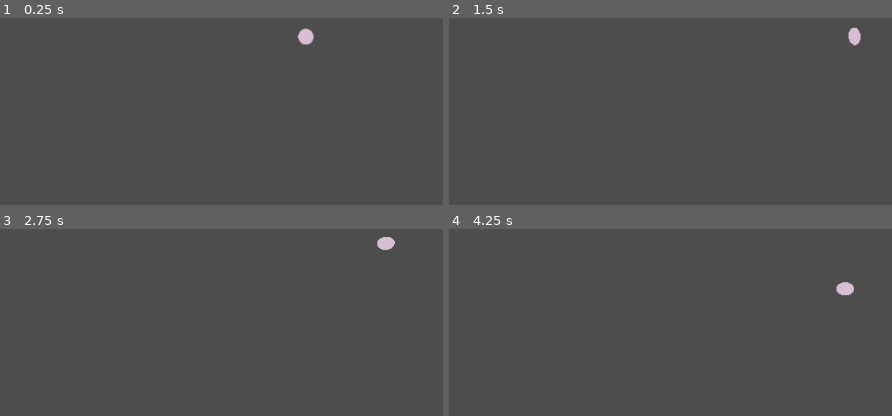
Above: before the commit, frames 1-4 (two rows, left to right).
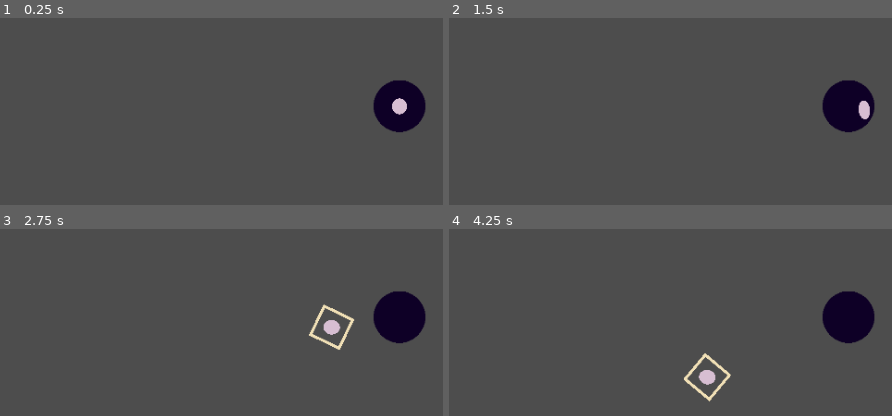
Above: after the commit, the same moments.

Repository: JeppeLindberg/bouncy_ball
Game: Godot game, scene res://scenes/main.tscn
Same seed, same stepped clock (60 frames per second), same inputs: the game is played once before the commit and once after it.
Inputs (mouse positions are in pixels of both pictures, inside the frame that each line leads up to):
- Up to frame 1 (0.25 s): no input
- Up to frame 2 (1.5 s): tap Enter at 0.5 s; move the mouse to (outside the picture) at 0.52 s; click (outside the picture) at 0.6 s; move the mouse to (807, 105) at 1.27 s; click (807, 105) at 1.35 s
- Up to frame 3 (2.75 s): move the mouse to (420, 307) at 2.02 s; click (420, 307) at 2.1 s
- Up to frame 4 (4.25 s): move the mouse to (838, 322) at 2.77 s; click (838, 322) at 2.85 s; move the mouse to (outside the picture) at 3.52 s; click (outside the picture) at 3.6 s

The runs differ from the first frame. In frame 1, 2.9% of the frame differs, in the area x 67-97%, y 5-61%; in frame 2, 2.8%; in frame 3, 3.6%, in the area x 69-97%, y 4-65%; in frame 4, 3.6%.

Commit message:
progress

Diff:
--- a/prefabs/breakable_rectangle.tscn
+++ b/prefabs/breakable_rectangle.tscn
@@ -8,19 +8,22 @@
 size = Vector2(73, 229)
 
 [node name="rectangle" type="RigidBody2D"]
+collision_layer = 5
 collision_mask = 2
 mass = 50.0
 gravity_scale = 0.0
 linear_damp = 10.0
 angular_damp = 10.0
 script = ExtResource("1_6qbtr")
+health = 1
 
 [node name="shape" type="CollisionShape2D" parent="."]
+scale = Vector2(2.47125, 2.47125)
 shape = SubResource("RectangleShape2D_tipki")
 
 [node name="sprite" type="Sprite2D" parent="."]
 self_modulate = Color(0.184949, 0.707913, 0.59035, 1)
-scale = Vector2(0.727097, 2.28531)
+scale = Vector2(1.81033, 5.68998)
 texture = ExtResource("1_d7tll")
 
 [node name="behaviour" type="Node2D" parent="."]
--- /dev/null
+++ b/prefabs/stack.tscn
@@ -0,0 +1,14 @@
+[gd_scene load_steps=3 format=3 uid="uid://dwcc0c5o6etl7"]
+
+[ext_resource type="Script" uid="uid://oak1empewx0n" path="res://scripts/stack.gd" id="1_8j7ta"]
+[ext_resource type="Texture2D" uid="uid://cei4bcpe8s2f6" path="res://sprites/white_border.png" id="2_6pup3"]
+
+[node name="stack" type="Node2D"]
+script = ExtResource("1_8j7ta")
+
+[node name="pivot" type="Node2D" parent="."]
+
+[node name="sprite" type="Sprite2D" parent="pivot"]
+self_modulate = Color(0.942478, 0.878378, 0.714164, 1)
+scale = Vector2(0.660389, 0.660389)
+texture = ExtResource("2_6pup3")
--- a/scenes/main.tscn
+++ b/scenes/main.tscn
@@ -13,6 +13,9 @@
 [ext_resource type="Script" uid="uid://bjpeqw2sg0pj3" path="res://scripts/zone_rectangular.gd" id="4_ya4ey"]
 [ext_resource type="PackedScene" uid="uid://c0ddydalrmuvq" path="res://prefabs/breakable_rectangle_2.tscn" id="5_eb6dy"]
 [ext_resource type="Script" uid="uid://ci3dem67gdiq2" path="res://scripts/zone_circular.gd" id="7_trceg"]
+[ext_resource type="Script" uid="uid://3y31jido348o" path="res://scripts/power_stacks.gd" id="12_jbj1t"]
+[ext_resource type="PackedScene" uid="uid://dwcc0c5o6etl7" path="res://prefabs/stack.tscn" id="13_jkv2x"]
+[ext_resource type="Script" uid="uid://3fd301wqqkfv" path="res://scripts/black_hole.gd" id="14_jbj1t"]
 
 [sub_resource type="RectangleShape2D" id="RectangleShape2D_tefeu"]
 size = Vector2(1557.87, 392.684)
@@ -24,8 +27,14 @@
 [sub_resource type="CircleShape2D" id="CircleShape2D_jyhfs"]
 radius = 15.0333
 
+[sub_resource type="CircleShape2D" id="CircleShape2D_jkv2x"]
+radius = 18.7883
+
 [node name="main" type="Node2D"]
 script = ExtResource("1_tipki")
+
+[node name="center" type="Node2D" parent="."]
+position = Vector2(768, 432)
 
 [node name="camera" type="Camera2D" parent="."]
 position = Vector2(768, 429)
@@ -33,7 +42,7 @@
 [node name="arena" type="Node2D" parent="camera"]
 
 [node name="wall" type="StaticBody2D" parent="camera/arena"]
-position = Vector2(0, -484)
+position = Vector2(0, -486)
 scale = Vector2(1.25556, 1.05637)
 collision_mask = 2
 
@@ -121,10 +130,8 @@
 script = ExtResource("7_trceg")
 spawn_angle = 30.0
 
-[node name="breakables" type="Node2D" parent="."]
-
 [node name="ball" type="RigidBody2D" parent="." node_paths=PackedStringArray("velocity_squisher", "impact_squisher")]
-position = Vector2(588, 298)
+position = Vector2(768, 432)
 collision_layer = 3
 collision_mask = 3
 input_pickable = true
@@ -163,6 +170,28 @@
 scale = Vector2(0.3, 0.3)
 texture = ExtResource("1_o5qli")
 
+[node name="power_stacks" type="Node2D" parent="ball"]
+script = ExtResource("12_jbj1t")
+stack_prefab = ExtResource("13_jkv2x")
+
+[node name="black_hole" type="Area2D" parent="."]
+z_index = -100
+position = Vector2(768, 432)
+collision_layer = 4
+collision_mask = 4
+script = ExtResource("14_jbj1t")
+
+[node name="shape" type="CollisionShape2D" parent="black_hole"]
+shape = SubResource("CircleShape2D_jkv2x")
+
+[node name="sprite" type="Sprite2D" parent="black_hole"]
+self_modulate = Color(0.0553614, 6.83216e-05, 0.149538, 1)
+texture = ExtResource("1_o5qli")
+
+[node name="breakables" type="Node2D" parent="."]
+
 [node name="debug_spawner" type="Node2D" parent="."]
 script = ExtResource("1_tefeu")
 debug_spawn = ExtResource("2_o6xl0")
+
+[connection signal="body_entered" from="black_hole" to="black_hole" method="_on_body_entered"]
--- a/scripts/ball.gd
+++ b/scripts/ball.gd
@@ -5,10 +5,14 @@
 var aim_vector = Vector2.ZERO
 var shoot = true
 var start_shape_radius = 1.0
+var last_shoot_time = 0.0
 
 @onready var arrow = get_node('arrow')
 @onready var shape = get_node('shape')
 @onready var debug_spawner = get_node('/root/main/debug_spawner')
+@onready var main = get_node('/root/main')
+@onready var power_stacks = get_node('power_stacks')
+
 @export var velocity_squisher: Node2D
 @export var impact_squisher: Node2D
 
@@ -26,12 +30,16 @@
 func _ready() -> void:
 	start_shape_radius = shape.shape.radius
 	Input.mouse_mode = Input.MOUSE_MODE_CAPTURED
+	last_shoot_time = main.seconds()
 
 func _process(_delta):
 	_handle_controls()
 
 	var size_of_ball_collider_affected_by_velocity_mult = 1.0/5000.0
 	shape.shape.radius = start_shape_radius * clamp((1.0 - linear_velocity.length() * size_of_ball_collider_affected_by_velocity_mult), 0.3, 1.0)
+
+	if (main.seconds() - last_shoot_time) >= 1.0 and power_stacks.get_no_of_stacks() == 0:
+		power_stacks.add_stack()
 
 	if aiming:
 		aim_vector += aim_input
@@ -43,18 +51,25 @@
 		Engine.time_scale = 0.2
 
 		if shoot:
+			if power_stacks.get_no_of_stacks() > 0:
+				last_shoot_time = main.seconds()
+
 			var carried_momentum = clamp(linear_velocity.normalized().dot(direction), 0.0, 1.0)
-			print(carried_momentum)
 			linear_velocity = direction * linear_velocity.length() * carried_momentum
+			var force_from_power_stacks = power_stacks.get_no_of_stacks()
+			if force_from_power_stacks == 0:
+				force_from_power_stacks = 0.2
 			var impulse_force_when_shoot_mult = 1.0
-			apply_impulse(direction * distance * impulse_force_when_shoot_mult, Vector2.ZERO)
+			apply_impulse(direction * distance * force_from_power_stacks * impulse_force_when_shoot_mult, Vector2.ZERO)
 
 			aiming = false
 			shoot = false
 
 			var squisher_impulse_force_when_shoot_mult = 1.0/1000.0
-			impact_squisher.apply_impulse(direction, distance * squisher_impulse_force_when_shoot_mult)
+			impact_squisher.apply_impulse(direction, distance * force_from_power_stacks * squisher_impulse_force_when_shoot_mult)
 			Engine.time_scale = 1.0
+
+			power_stacks.remove_all_stacks()
 	else:
 		arrow.visible = false
 		aim_vector = Vector2.ZERO
@@ -78,4 +93,5 @@
 
 		var other_node = state.get_contact_collider_object(i)
 		if other_node is Node2D and other_node.is_in_group('breakable'):
-			other_node.take_damage()
+			if other_node.take_damage():
+				power_stacks.add_stack()
--- /dev/null
+++ b/scripts/black_hole.gd
@@ -0,0 +1,6 @@
+extends Area2D
+
+
+
+func _on_body_entered(body:Node2D) -> void:
+	body.delete()
--- a/scripts/breakable.gd
+++ b/scripts/breakable.gd
@@ -3,20 +3,28 @@
 @export var health = 2
 
 @onready var sprite = get_node('sprite')
+@onready var shape = get_node('shape')
+
 var behaviour : Node2D
 
 func _ready() -> void:
-    add_to_group('breakable')
-    for child in get_children():
-        if child.is_in_group('behaviour'):
-            behaviour = child
-            break
+	add_to_group('breakable')
+	for child in get_children():
+		if child.is_in_group('behaviour'):
+			behaviour = child
+			break
 
 func take_damage():
-    health -= 1
-    var old_color = sprite.self_modulate
-    var new_color = old_color * Color(0.8, 0.8, 0.8, 1.0)
-    sprite.self_modulate = new_color
+	health -= 1
+	var old_color = sprite.self_modulate
+	var new_color = old_color * Color(0.8, 0.8, 0.8, 1.0)
+	sprite.self_modulate = new_color
 
-    if health <= 0:
-        queue_free()
+	if health <= 0:
+		queue_free()
+		return true
+	else:
+		return false
+
+func delete():
+	queue_free()
--- a/scripts/breakable_rectangle_behaviour.gd
+++ b/scripts/breakable_rectangle_behaviour.gd
@@ -1,13 +1,28 @@
 extends Node2D
 
 @onready var rigidbody = get_parent()
+@onready var black_hole = get_node('/root/main/black_hole')
 
 @export var movement_speed_mult = 1.0
 @export var move_direction = Vector2.LEFT
 
+var start_location = Vector2.ZERO
+var sprite_scale = Vector2.ZERO
+var shape_scale = Vector2.ZERO
+
 
 func _ready() -> void:
-    add_to_group('behaviour')
+	add_to_group('behaviour')
+	start_location = global_position
 
 func _physics_process(_delta: float) -> void:
-    rigidbody.apply_force(move_direction * 10000.0 * movement_speed_mult)
+	if sprite_scale == Vector2.ZERO:
+		sprite_scale = rigidbody.sprite.scale
+	if shape_scale == Vector2.ZERO:
+		shape_scale = rigidbody.shape.scale
+
+	var new_scale_mult = remap(global_position.distance_to(black_hole.global_position) / start_location.distance_to(black_hole.global_position), 0.0, 1.0, 0.2, 1.0)
+	rigidbody.sprite.scale = sprite_scale * new_scale_mult
+	rigidbody.shape.scale = shape_scale * new_scale_mult
+
+	rigidbody.apply_force(move_direction * 10000.0 * movement_speed_mult)
--- a/scripts/main.gd
+++ b/scripts/main.gd
@@ -1,4 +1,10 @@
 extends Node2D
 
+
+var _seconds = 0.0
+
+func _process(delta: float) -> void:
+	_seconds += delta
+
 func seconds():
-	return float(Time.get_ticks_msec()) / 1000.0
+	return _seconds
--- /dev/null
+++ b/scripts/power_stacks.gd
@@ -0,0 +1,21 @@
+extends Node2D
+
+@export var stack_prefab: PackedScene
+
+
+func get_no_of_stacks():
+	return get_child_count()
+
+func add_stack():
+	if get_no_of_stacks() > 100:
+		return
+
+	var new_node = stack_prefab.instantiate()
+	new_node.index = get_no_of_stacks()
+	add_child(new_node)
+	new_node.global_position = global_position
+	new_node.scale = Vector2.ONE * (1.0 + new_node.index*0.5)
+
+func remove_all_stacks():
+	for child in get_children():
+		child.queue_free()
--- /dev/null
+++ b/scripts/stack.gd
@@ -0,0 +1,16 @@
+extends Node2D
+
+@onready var pivot = get_node('pivot')
+@onready var main = get_node('/root/main')
+
+var start_color = Color(1.0, 1.0, 1.0, 1.0)
+
+var index = 0
+
+func _ready() -> void:
+	start_color = modulate
+	pivot.rotation_degrees = (main.seconds() * 10.0) + index * 35.0
+	modulate = start_color * Color(1.0, 1.0, 1.0, 1.0/((index + 1.0) * 0.5))
+
+func _process(_delta: float) -> void:
+	pivot.rotation_degrees = (main.seconds() * 10.0) + index * 35.0
Not shown: 1 places in scenes/main.tscn that only renumber resources
Not shown, added: scripts/black_hole.gd.uid
Not shown, added: scripts/power_stacks.gd.uid
Not shown, added: scripts/stack.gd.uid
Binary file added: sprites/white_border.png
Not shown, added: sprites/white_border.png.import
